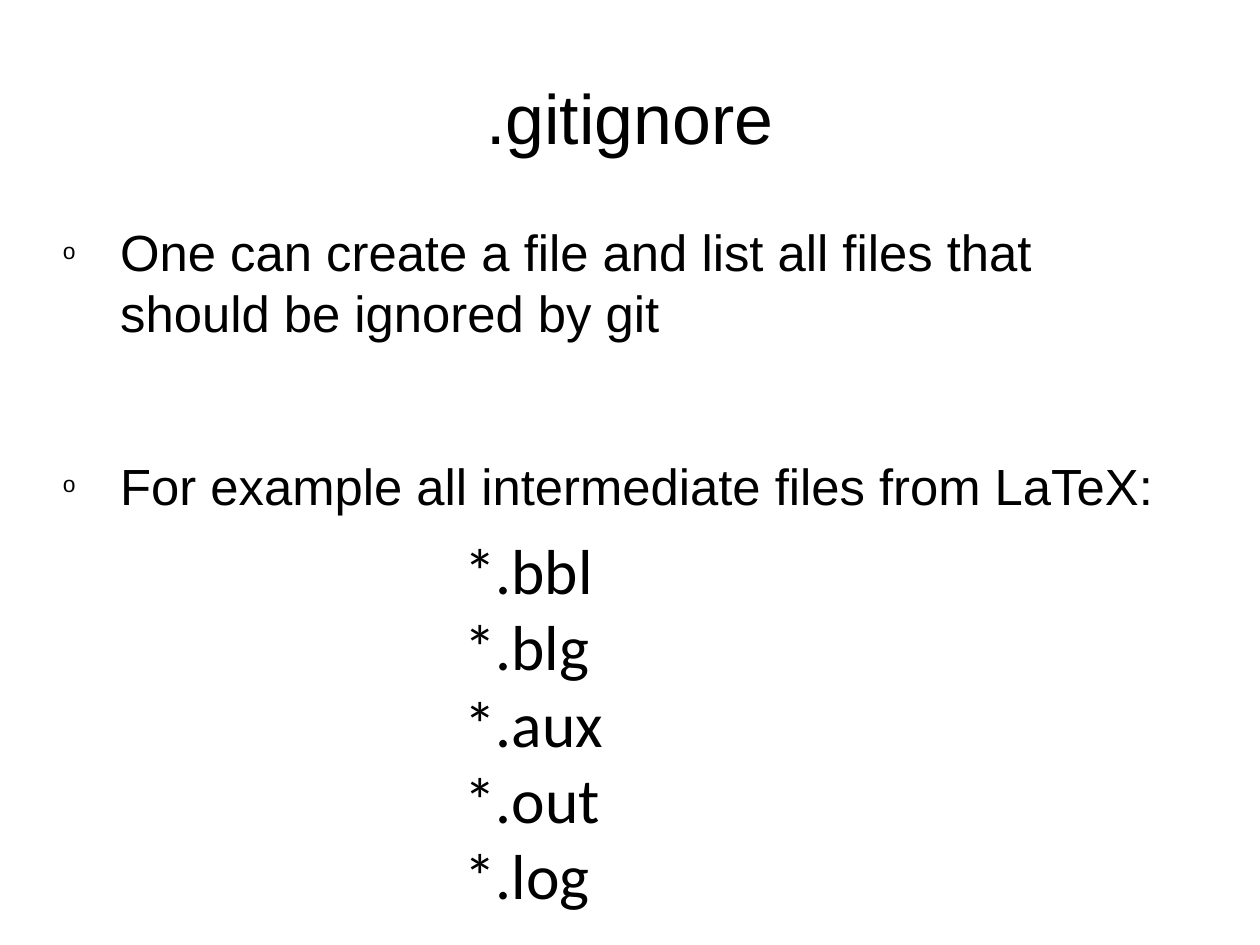
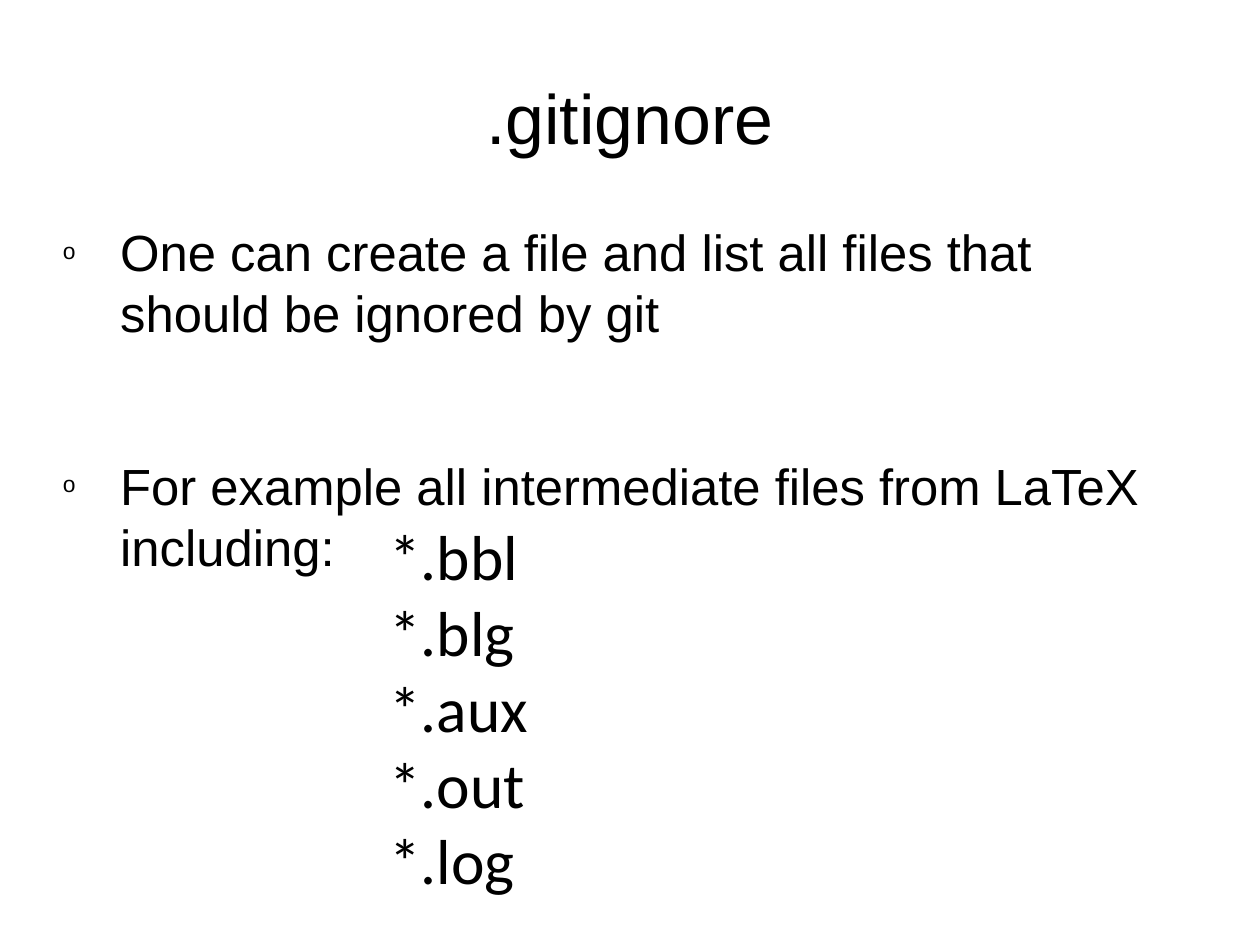
Before and after one commit to rachelplayer/isg-playground, a slide deck: slide 32 of git_workshop.pptx (slide 28 before the commit). Drawn at 1260x945 pixels with LibreOffice and Linux fonts; fonts in the diff are those of the drawing. Boxes give left, top, right and bottom in pixels: in the first picture for what was removed or moved away, otherwise in the second. Text is boxed around its words. In the diff, an @@ line names an element or a change of style, - is before the commit and + after.

```diff
--- a/git_workshop.pptx
+++ b/git_workshop.pptx
@@ text at [120, 468, 1139, 576]: text changed @@
-o For example all intermediate files from LaTeX:
+o For example all intermediate files from LaTeX including:
@@ text "*.bbl": place and size @@
-text "*.bbl" at [464, 549, 603, 910]
+text "*.bbl" at [389, 535, 528, 895]
```
Also in this commit, not shown: 1 other slide changed, 5 slides added, 2 slides removed.
